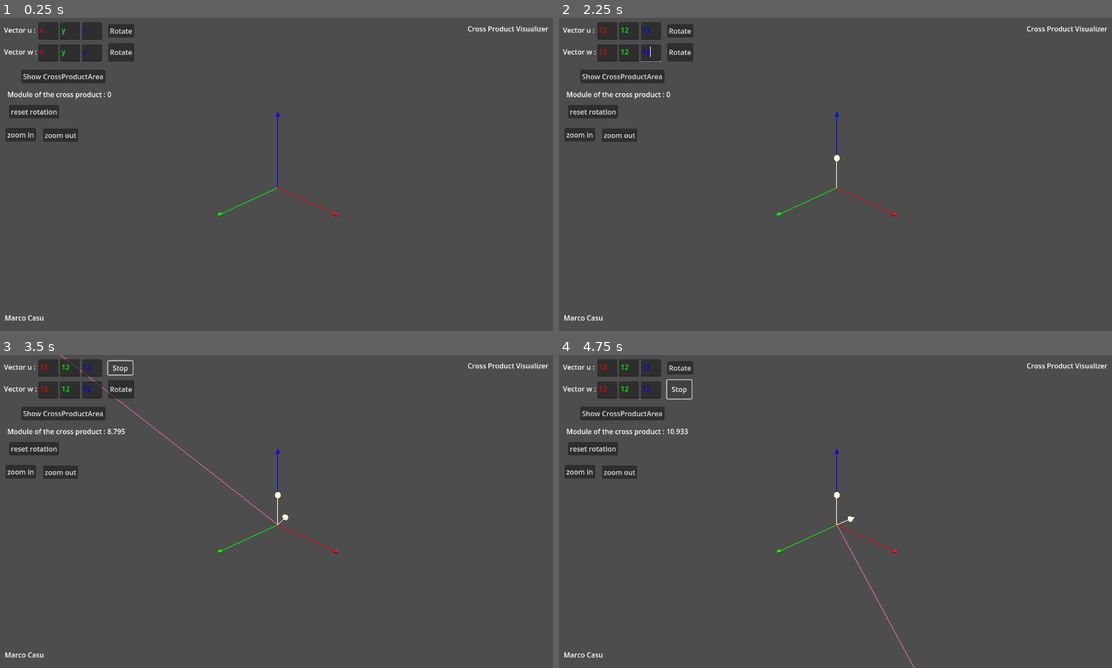
Above: before the commit, frames 1-4 (two rows, left to right).
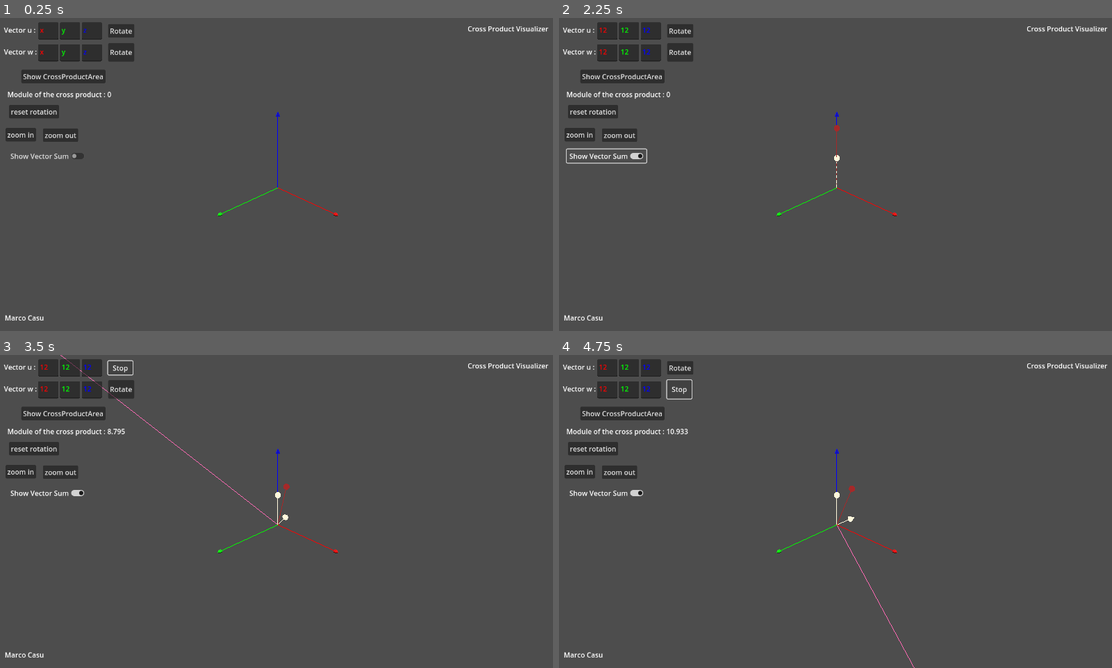
Above: after the commit, the same moments.

Repository: CasuFrost/CrossProductVisualizer
Game: Godot game, scene res://Scene.tscn
Same seed, same stepped clock (60 frames per second), same inputs: the game is played once before the commit and once after it.
Inputs (mouse positions are in pixels of both pictures, inside the frame that each line leads up to):
- Up to frame 1 (0.25 s): no input
- Up to frame 2 (2.25 s): click (608, 30) at 0.52 s; type "12" at 0.6 s; click (630, 30) at 0.75 s; type "12" at 0.83 s; click (653, 30) at 0.98 s; type "12" at 1.07 s; click (608, 52) at 1.27 s; type "12" at 1.35 s; click (630, 52) at 1.5 s; type "12" at 1.58 s; click (653, 52) at 1.73 s; type "12" at 1.82 s; click (608, 155) at 2 s, where only the run after the commit has a clickable "Show Vector Sum"
- Up to frame 3 (3.5 s): click "Rotate" at 2.75 s
- Up to frame 4 (4.75 s): click "Stop" at 3.5 s; click "Rotate" at 4.25 s

The runs differ from the first frame. In frame 1, 0.1% of the frame differs, in the area x 1-16%, y 43-46%; in frame 2, 0.3%, in the area x 1-51%, y 9-54%; in frame 3, 0.2%; in frame 4, 0.2%.

Commit message:
Vector sum

Diff:
--- /dev/null
+++ b/Elichoid.gd
@@ -0,0 +1,26 @@
+extends Node3D
+var prec : Vector3
+const SCALING = 0.1
+@export var draw = false
+var drawed : bool = false
+# Called when the node enters the scene tree for the first time.
+func _ready():
+	pass
+
+# Called every frame. 'delta' is the elapsed time since the previous frame.
+func _process(delta):
+	if draw:
+		if !drawed:
+			drawHelicoid()
+			drawed=true
+
+func drawHelicoid():
+		prec=Vector3(sin(0),0,cos(0))*SCALING
+		var i = 0.1
+		while(i<=30):
+			var x = sin(i)
+			var y = cos(i)
+			var z = i*0.1
+			get_parent().get_node("3Drawer").line(prec,Vector3(x,z,y)*SCALING)
+			prec = Vector3(x,z,y)*SCALING
+			i+=0.1
--- a/Scene.gd
+++ b/Scene.gd
@@ -10,12 +10,13 @@
 var showArea : bool = false
 var u : Vector3 = Vector3()
 var w : Vector3 = Vector3()
+var vecSum : Vector3 = Vector3()
 var originDrawed : bool = false
 var rotateScene : bool = false
 var rotateSpeed=0.6
 var module=0
 var dim = 8
-# Called when the node enters the scene tree for the first time.
+
 func _ready():
 	pass
 func _input(event):
@@ -70,17 +71,25 @@
 	lines.append(l3)
 	lines.append(point1)
 
+	if $CanvasLayer/vectorSum.button_pressed and !showArea and vecModule(u)>0 and vecModule(w)>0:
+		var sum=drawer.line(Vector3(),vecSum,Color.BROWN)
+		var sumPoint = drawer.triangle(vecSum,Color.BROWN,true)
+		lines.append(sum)
+		lines.append(sumPoint)
+
 
 	showCrossProductArea()
-	module=snapped(sqrt(v.x*v.x/SCALING+v.y*v.y/SCALING+v.z*v.z/SCALING),0.001)
-
-	$CanvasLayer/module.text="Module of the cross product : "+str(module)
+	#module=snapped(sqrt(v.x*v.x/SCALING+v.y*v.y/SCALING+v.z*v.z/SCALING),0.001)
+
+	$CanvasLayer/module.text="Module of the cross product : "+str(vecModule(v))
 
 
 	if Input.is_action_pressed("MSU"):
 		print("a")
 		zoom_in()
 
+func vecModule(vec):
+	return snapped(sqrt(vec.x*vec.x/SCALING+vec.y*vec.y/SCALING+vec.z*vec.z/SCALING),0.001)
 func showCrossProductArea():
 
 	get_node("Area").set_u(u)
@@ -137,7 +146,7 @@
 		w.y=0
 		w.x=cos(time)*SCALING*2
 		w.z=sin(time)*SCALING*2
-
+	vecSum=u+w
 func crossProdutct(v : Vector3,w: Vector3) -> Vector3:
 	return Vector3(v.y*w.z-v.z*w.y,v.z*w.x-v.x*w.z,v.x*w.y-v.y*w.x)/SCALING
 
--- a/Scene.tscn
+++ b/Scene.tscn
@@ -1,10 +1,11 @@
-[gd_scene load_steps=11 format=3 uid="uid://eoy8eko2gpmi"]
+[gd_scene load_steps=12 format=3 uid="uid://eoy8eko2gpmi"]
 
 [ext_resource type="Script" path="res://Scene.gd" id="1_4j58p"]
 [ext_resource type="Script" path="res://3Drawer.gd" id="1_qky4e"]
 [ext_resource type="ArrayMesh" uid="uid://dam34u2xb3t3l" path="res://cone.obj" id="3_sd46s"]
 [ext_resource type="Script" path="res://CpArea.gd" id="4_21rro"]
 [ext_resource type="ArrayMesh" uid="uid://bkpkf6pobsabd" path="res://pyramid.obj" id="4_u6pqt"]
+[ext_resource type="Script" path="res://Elichoid.gd" id="6_ci8ws"]
 
 [sub_resource type="StandardMaterial3D" id="StandardMaterial3D_ksl1i"]
 albedo_color = Color(0, 0, 0, 1)
@@ -211,6 +212,13 @@
 offset_bottom = 285.0
 text = "zoom out"
 
+[node name="vectorSum" type="CheckButton" parent="CanvasLayer"]
+offset_left = 18.0
+offset_top = 302.0
+offset_right = 201.0
+offset_bottom = 333.0
+text = "Show Vector Sum"
+
 [node name="ShowArea" type="Button" parent="."]
 offset_left = 49.0
 offset_top = 119.0
@@ -250,6 +258,9 @@
 
 [node name="DirectionalLight3D" type="DirectionalLight3D" parent="."]
 transform = Transform3D(1, 0, 0, 0, 0.078894, 0.996883, 0, -0.996883, 0.078894, 0, 7.27507, 0)
+
+[node name="Elichoid" type="Node3D" parent="."]
+script = ExtResource("6_ci8ws")
 
 [connection signal="button_down" from="CanvasLayer/u/rotateU" to="." method="_on_rotate_u_button_down"]
 [connection signal="button_down" from="CanvasLayer/w/rotateW" to="." method="_on_rotate_w_button_down"]
Not shown, changed: Export Android/CrossProductVisualizer.apk
Not shown, changed: Export Android/CrossProductVisualizer.apk.idsig
Not shown, changed: Export Linux.rar
Not shown, changed: Export Linux/CrossProductVisualizer.pck
